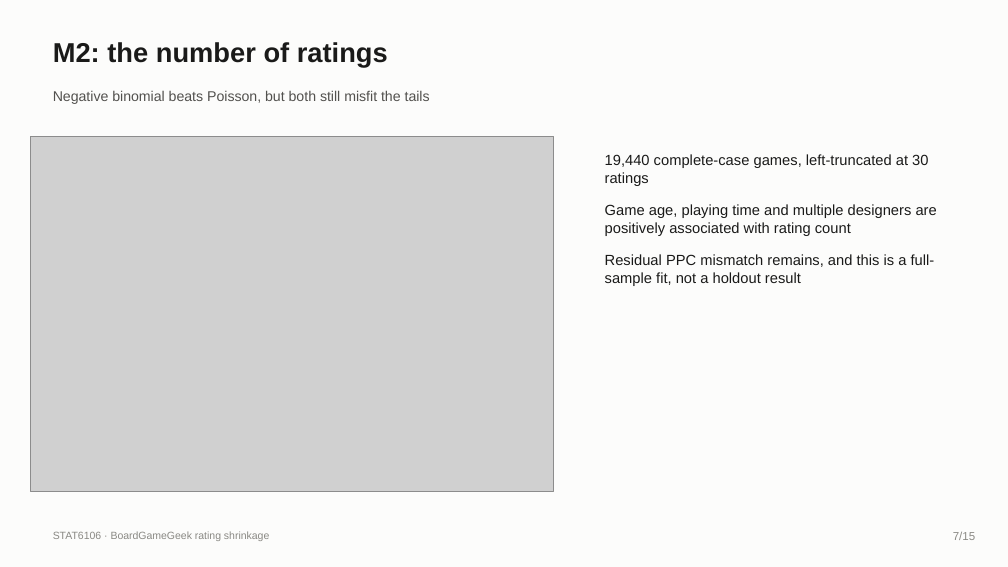
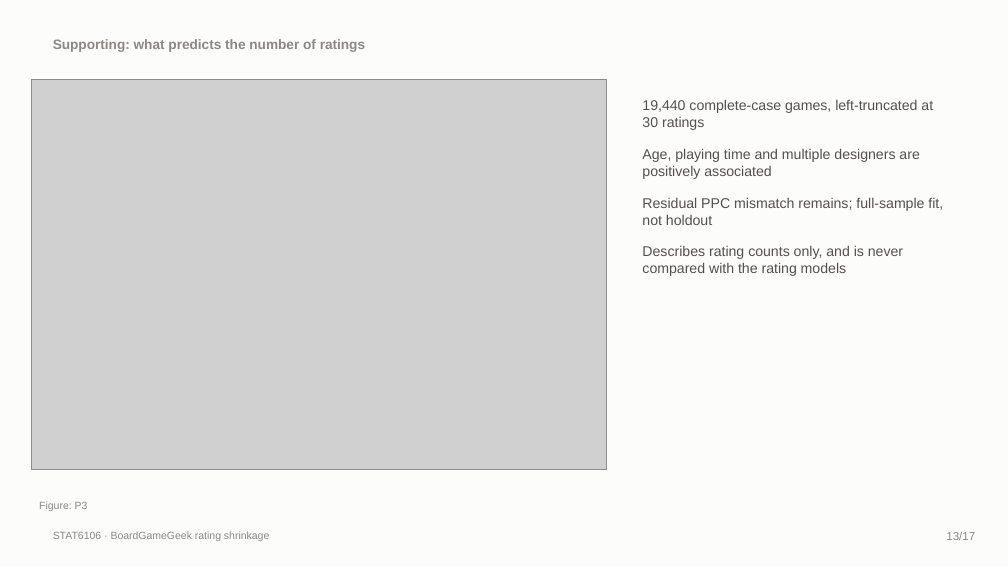
Before and after one commit to iwanttosleeeep/bayesian-boardgame-ratings, a slide deck: slide 13 of slides/Group_deck_draft.pptx (slide 7 before the commit). Drawn at 1008x567 pixels with LibreOffice and Linux fonts; fonts in the diff are those of the drawing; grey boxes stand for pictures. Boxes give left, top, right and bottom in pixels: in the first picture for what was removed or moved away, otherwise in the second. Text is boxed around its words. In the diff, an @@ line names an element or a change of style, - is before the commit and + after.

```diff
--- a/slides/Group_deck_draft.pptx
+++ b/slides/Group_deck_draft.pptx
@@ text at [53, 39, 365, 52]: text changed; size 26 to 13 pt; text colour #1A1A19 to #8A8984 @@
-M2: the number of ratings
+Supporting: what predicts the number of ratings
@@ picture: place and size @@
-picture at [30, 136, 554, 492]
+picture at [32, 79, 606, 470]
@@ text removed at [53, 90, 430, 104] @@
-Negative binomial beats Poisson, but both still misfit the tails
@@ text "19,440 complete-case games, left-truncated at ...": place and size @@
-text "19,440 complete-case games, left-truncated at ..." at [605, 154, 937, 286]
+text "19,440 complete-case games, left-truncated at ..." at [642, 99, 943, 276]
@@ text at [642, 99, 933, 130]: size 14 to 13.5 pt, text colour #1A1A19 to #52514E in "19,440 complete-case games, left-truncated at 30 ratings" @@
@@ text at [642, 148, 943, 276]: text changed; size 14 to 13.5 pt; text colour #1A1A19 to #52514E @@
-Game age, playing time and multiple designers are positively associated with rating count
-Residual PPC mismatch remains, and this is a full-sample fit, not a holdout result
+Age, playing time and multiple designers are positively associated
+Residual PPC mismatch remains; full-sample fit, not holdout
+Describes rating counts only, and is never compared with the rating models
@@ text added at [39, 501, 88, 511], 10 pt, text #8A8984 @@
+Figure: P3
@@ text at [946, 532, 975, 540]: text changed @@
-7/15
+13/17
```
Also in this commit, not shown: 8 other slides changed, 7 slides added, 5 slides removed, 2 other files.
